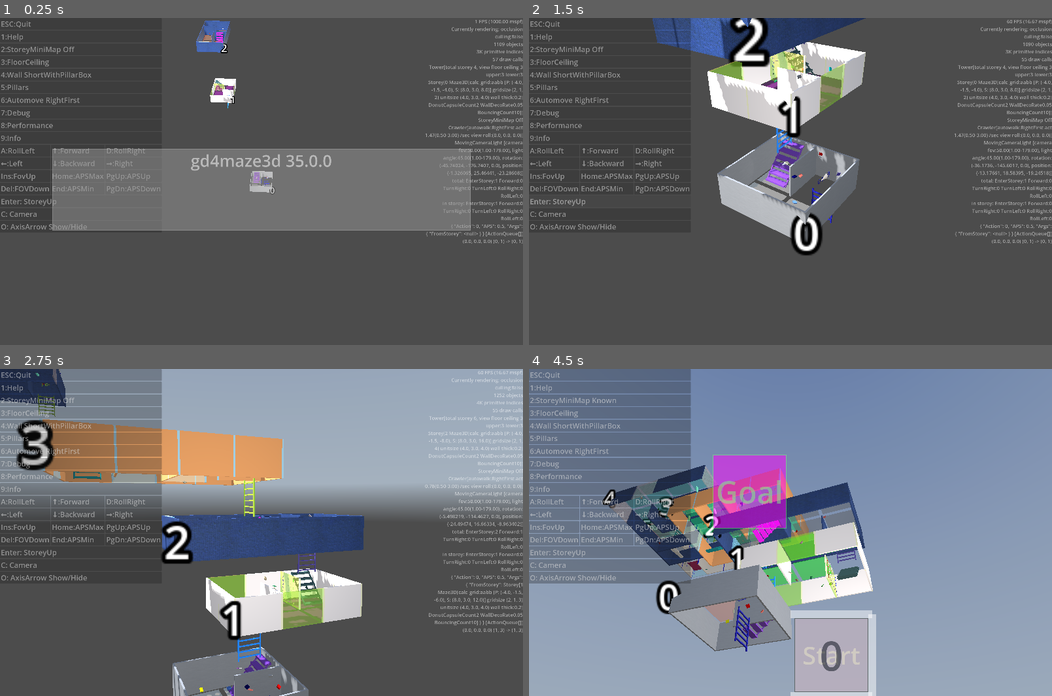
Above: before the commit, frames 1-4 (two rows, left to right).
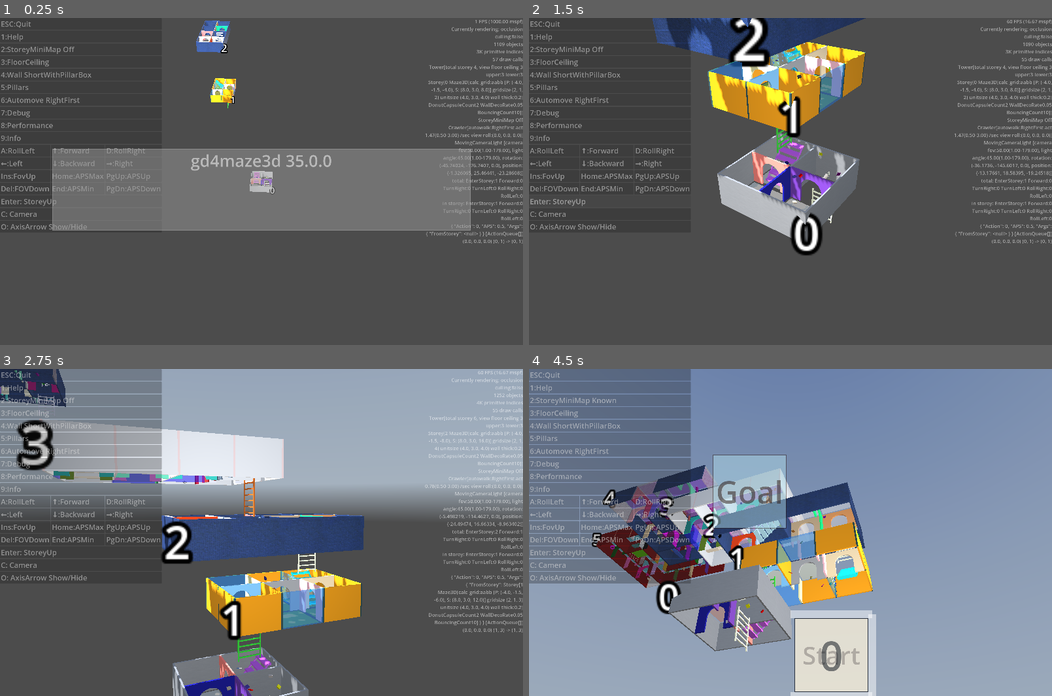
Above: after the commit, the same moments.

Repository: kasworld/gd4maze3d
Game: Godot game, scene res://main.tscn
Same seed, same stepped clock (60 frames per second), same inputs: the game is played once before the commit and once after it. A sky picture missing from this copy of the repository is replaced by a grey-blue gradient.
Inputs (mouse positions are in pixels of both pictures, inside the frame that each line leads up to):
- Up to frame 1 (0.25 s): no input
- Up to frame 2 (1.5 s): click "Enter: StoreyUp" at 0.5 s; click "Enter: StoreyUp" at 1.25 s
- Up to frame 3 (2.75 s): tap Enter at 2 s; move the mouse to (376, 516) at 2.02 s; hold Right from 2.03 s (still down); tap Q at 2.1 s; click (376, 516) at 2.17 s
- Up to frame 4 (4.5 s): move the mouse to (685, 548) at 2.77 s; release Right at 2.78 s; hold Down 2.78-3.53 s; tap E at 2.85 s; move the mouse to (842, 460) at 3.52 s; hold Right 3.53-4.28 s; tap 1 at 3.6 s; move the mouse to (764, 597) at 4.27 s; hold Up from 4.28 s (still down); tap 2 at 4.35 s; click (764, 597) at 4.42 s

The runs differ from the first frame. In frame 1, 0.5% of the frame differs, in the area x 38-52%, y 1-52%; in frame 2, 7.2%; in frame 3, 13%; in frame 4, 16%, in the area x 12-66%, y 26-99%.

Commit message:
add ArchDoor, move to Maze iter_wall iter_open

Diff:
--- /dev/null
+++ b/maze_3d/arch_door/arch_door.gd
@@ -0,0 +1,36 @@
+extends Node3D
+class_name ArchDoor
+
+## face Z+ wall with door
+
+var wall :CSGBox3D
+func init(size :Vector3, co :Color) -> ArchDoor:
+	wall = CSGBox3D.new()
+	wall.size = size
+	wall.material = color_material(co)
+	var door_low := CSGBox3D.new()
+	door_low.size = Vector3(size.x/2,size.y/2,size.z)
+	door_low.material = color_material(co)
+	door_low.operation = CSGShape3D.OPERATION_SUBTRACTION
+	door_low.position.y = -size.y * 0.25
+	var hole := CSGCylinder3D.new()
+	hole.material = color_material(co)
+	hole.radius = size.x/4
+	hole.height = size.z *2
+	hole.sides = 64
+	hole.rotate_x(PI/2)
+	hole.operation = CSGShape3D.OPERATION_SUBTRACTION
+
+	wall.add_child(door_low)
+	wall.add_child(hole)
+	#add_child(wall)
+	bake.call_deferred()
+	return self
+
+func bake() -> void:
+	$MeshInstance3D.mesh = wall.bake_static_mesh()
+
+func color_material(co :Color) -> StandardMaterial3D:
+	var material := StandardMaterial3D.new()
+	material.albedo_color = co
+	return material
--- /dev/null
+++ b/maze_3d/arch_door/arch_door.tscn
@@ -0,0 +1,8 @@
+[gd_scene format=3 uid="uid://dk5rol8v1nyei"]
+
+[ext_resource type="Script" uid="uid://bwia6nokwoopd" path="res://maze_3d/arch_door/arch_door.gd" id="1_v37uq"]
+
+[node name="ArchDoor" type="Node3D" unique_id=1974793707]
+script = ExtResource("1_v37uq")
+
+[node name="MeshInstance3D" type="MeshInstance3D" parent="." unique_id=1900823780]
--- a/maze_3d/lib/maze.gd
+++ b/maze_3d/lib/maze.gd
@@ -242,3 +242,37 @@
 			if get_open_flag_at(x,y).size() == open_count:
 				rtn.append(Vector2i(x,y))
 	return rtn
+
+## func fn_at(x :int, y :int, dir_flag :Maze.Flag) -> void:
+func iter_wall(fn_at :Callable) -> void:
+	if not fn_at.is_valid():
+		return
+	for y in height:
+		for x in width:
+			if is_wall_flag_at(x,y,Maze.Flag.North):
+				fn_at.call(x, y, Maze.Flag.North)
+			if is_wall_flag_at(x,y,Maze.Flag.West):
+				fn_at.call(x, y, Maze.Flag.West)
+	for x in width :
+		if is_wall_flag_at(x,height-1,Maze.Flag.South):
+			fn_at.call(x, height, Maze.Flag.South)
+	for y in height:
+		if is_wall_flag_at(width-1,y,Maze.Flag.East):
+			fn_at.call(width, y, Maze.Flag.East)
+
+## func fn_at(x :int, y :int, dir_flag :Maze.Flag) -> void:
+func iter_open(fn_at :Callable) -> void:
+	if not fn_at.is_valid():
+		return
+	for y in height:
+		for x in width:
+			if is_open_flag_at(x,y,Maze.Flag.North):
+				fn_at.call(x, y, Maze.Flag.North)
+			if is_open_flag_at(x,y,Maze.Flag.West):
+				fn_at.call(x, y, Maze.Flag.West)
+	for x in width :
+		if is_open_flag_at(x,height-1,Maze.Flag.South):
+			fn_at.call(x, height, Maze.Flag.South)
+	for y in height:
+		if is_open_flag_at(width-1,y,Maze.Flag.East):
+			fn_at.call(width, y, Maze.Flag.East)
--- a/maze_3d/maze_3d.gd
+++ b/maze_3d/maze_3d.gd
@@ -130,27 +130,10 @@
 			var tile_pos := Vector3i(cell_posi.x * floor_ceiling_tile_per_cell.x + x , 0, cell_posi.y * floor_ceiling_tile_per_cell.y + y )
 			tg.del_at( tile_pos)
 
-## func add_wall_deco_at(x :int, y :int, dir_flag :Maze.Flag) -> void:
-func init_wall_deco(add_wall_deco_at :Callable) -> void:
-	if not add_wall_deco_at.is_valid():
-		return
-	for y in PreCalced.Grid2D.y:
-		for x in PreCalced.Grid2D.x:
-			if not maze_cells.is_open_flag_at(x,y,Maze.Flag.North):
-				add_wall_deco_at.call(x, y, Maze.Flag.North)
-			if not maze_cells.is_open_flag_at(x,y,Maze.Flag.West):
-				add_wall_deco_at.call(x, y, Maze.Flag.West)
-	for x in PreCalced.Grid2D.x :
-		if not maze_cells.is_open_flag_at(x,PreCalced.Grid2D.y-1,Maze.Flag.South):
-			add_wall_deco_at.call(x, PreCalced.Grid2D.y, Maze.Flag.South)
-	for y in PreCalced.Grid2D.y:
-		if not maze_cells.is_open_flag_at(PreCalced.Grid2D.x-1,y,Maze.Flag.East):
-			add_wall_deco_at.call(PreCalced.Grid2D.x, y, Maze.Flag.East)
-
 func make_box_pillas() -> void:
 	var pos_list :Array = []
-	for y in PreCalced.Grid2D.y+1:
-		for x in PreCalced.Grid2D.x+1:
+	for y in maze_cells.height+1:
+		for x in maze_cells.width+1:
 			pos_list.append(
 				calc_grid.posi_to_linepos(Vector3i(x,0,y)) + Vector3(0,calc_grid.unit_size.y/2.0,0) )
 	var mesh := BoxMesh.new()
@@ -180,52 +163,52 @@
 		match dir:
 			Maze.Flag.West, Maze.Flag.East:
 				if randf() < MakeSubWallRate:
-					pos_list_V_sub.append(calc_pos_face_V(x,y))
+					pos_list_V_sub.append(calc_wall_pos_face_V(x,y))
 				else:
-					pos_list_V_main.append(calc_pos_face_V(x,y))
+					pos_list_V_main.append(calc_wall_pos_face_V(x,y))
 			Maze.Flag.North, Maze.Flag.South:
 				if randf() < MakeSubWallRate:
-					pos_list_H_sub.append(calc_pos_face_H(x,y))
+					pos_list_H_sub.append(calc_wall_pos_face_H(x,y))
 				else:
-					pos_list_H_main.append(calc_pos_face_H(x,y))
-
-	for y in PreCalced.Grid2D.y:
-		for x in PreCalced.Grid2D.x:
-			if not maze_cells.is_open_flag_at(x,y,Maze.Flag.North):
+					pos_list_H_main.append(calc_wall_pos_face_H(x,y))
+
+	for y in maze_cells.height:
+		for x in maze_cells.width:
+			if maze_cells.is_wall_flag_at(x,y,Maze.Flag.North):
 				add_wall_at.call(x, y, Maze.Flag.North)
-			if not maze_cells.is_open_flag_at(x,y,Maze.Flag.West):
+			if maze_cells.is_wall_flag_at(x,y,Maze.Flag.West):
 				add_wall_at.call(x, y, Maze.Flag.West)
 
-	for x in PreCalced.Grid2D.x :
-		if not maze_cells.is_open_flag_at(x,PreCalced.Grid2D.y-1,Maze.Flag.South):
-			add_wall_at.call(x, PreCalced.Grid2D.y, Maze.Flag.South)
-
-	for y in PreCalced.Grid2D.y:
-		if not maze_cells.is_open_flag_at(PreCalced.Grid2D.x-1,y,Maze.Flag.East):
-			add_wall_at.call(PreCalced.Grid2D.x, y, Maze.Flag.East)
+	for x in maze_cells.width :
+		if maze_cells.is_wall_flag_at(x,maze_cells.height-1,Maze.Flag.South):
+			add_wall_at.call(x, maze_cells.height, Maze.Flag.South)
+
+	for y in maze_cells.height:
+		if maze_cells.is_wall_flag_at(maze_cells.width-1,y,Maze.Flag.East):
+			add_wall_at.call(maze_cells.width, y, Maze.Flag.East)
 
 	make_wall_multi_shape($WallContainer/VMain, main_wall_mat, PreCalced.WallSize_V_Long, pos_list_V_main)
 	make_wall_multi_shape($WallContainer/HMain, main_wall_mat, PreCalced.WallSize_H_Long, pos_list_H_main)
 	make_wall_multi_shape($WallContainer/VSub, sub_wall_mat, PreCalced.WallSize_V_Long, pos_list_V_sub)
 	make_wall_multi_shape($WallContainer/HSub, sub_wall_mat, PreCalced.WallSize_H_Long, pos_list_H_sub)
 
-func calc_pos_face_V(x :int, y :int) -> Vector3:
+func calc_wall_pos_face_V(x :int, y :int) -> Vector3:
 	return calc_grid.posi_to_linepos(Vector3i(x,0,y)) + Vector3(0, calc_grid.unit_size.y/2, calc_grid.unit_size.z/2)
 
-func calc_pos_face_H(x :int, y :int) -> Vector3:
+func calc_wall_pos_face_H(x :int, y :int) -> Vector3:
 	return calc_grid.posi_to_linepos(Vector3i(x,0,y)) + Vector3(calc_grid.unit_size.x/2, calc_grid.unit_size.y/2, 0)
 
 ## apply WallThick
 func wall_deco_pos_by_dir(x :int, y :int, dir :Maze.Flag) -> Vector3:
 	match dir:
 		Maze.Flag.West:
-			return calc_pos_face_V(x,y) + Vector3(WallThick,0,0)
+			return calc_wall_pos_face_V(x,y) + Vector3(WallThick,0,0)
 		Maze.Flag.East:
-			return calc_pos_face_V(x,y) - Vector3(WallThick,0,0)
+			return calc_wall_pos_face_V(x,y) - Vector3(WallThick,0,0)
 		Maze.Flag.North:
-			return calc_pos_face_H(x,y) + Vector3(0,0,WallThick)
+			return calc_wall_pos_face_H(x,y) + Vector3(0,0,WallThick)
 		Maze.Flag.South:
-			return calc_pos_face_H(x,y) - Vector3(0,0,WallThick)
+			return calc_wall_pos_face_H(x,y) - Vector3(0,0,WallThick)
 	assert(false,"invalid dir %s" % dir)
 	return Vector3.ZERO
 
--- a/storey/storey.gd
+++ b/storey/storey.gd
@@ -107,10 +107,11 @@
 		maze3d.init_with_color(
 			RandomColorIter.get_and_next(), RandomColorIter.get_and_next(), RandomColorIter.get_and_next(), RandomColorIter.get_and_next())
 	sw.split("maze3d init_with_material")
-	maze3d.init_wall_deco(add_wall_deco_at)
-	sw.split("maze3d init_wall_deco")
+	maze3d.maze_cells.iter_wall(add_wall_deco_at)
+	sw.split("maze3d add_wall_deco_at")
+	maze3d.maze_cells.iter_open(add_open_deco_at)
+	sw.split("maze3d add_open_deco_at")
 	storey_num = num
-
 	놓인것들 = PlacedThings.new(maze3d.PreCalced.Grid2D)
 	var 구석자리목록 :Array[Vector2i] = maze3d.maze_cells.make_posi_list_by_open_count(1)
 	sw.split("구석자리목록")
@@ -229,6 +230,15 @@
 		$PlacedThings.add_child(pobj)
 		놓인것들.set_at(p,pobj)
 
+func add_open_deco_at(x :int, y :int, dir_flag :Maze.Flag) -> void:
+	var archdoor :ArchDoor = preload("res://maze_3d/arch_door/arch_door.tscn").instantiate()
+	archdoor.init( Vector3(maze3d.calc_grid.unit_size.x-maze3d.WallThick, maze3d.calc_grid.unit_size.y, maze3d.WallThick), RandomColorIter.get_and_next() )
+	if dir_flag == Maze.Flag.East or dir_flag == Maze.Flag.West:
+		archdoor.position = maze3d.calc_wall_pos_face_V(x,y)
+		archdoor.rotation.y = PI/2
+	else:
+		archdoor.position = maze3d.calc_wall_pos_face_H(x,y)
+	$DoorContainer.add_child(archdoor)
 
 var line2d_subviewport :SubViewport
 var minimap_subviewport :SubViewport
--- a/storey/storey.tscn
+++ b/storey/storey.tscn
@@ -23,3 +23,5 @@
 [node name="PlacedThings" type="Node3D" parent="." unique_id=1659638123]
 
 [node name="BouncingContainer" type="Node3D" parent="." unique_id=1483671654]
+
+[node name="DoorContainer" type="Node3D" parent="." unique_id=1940459195]
Not shown, added: maze_3d/arch_door/arch_door.gd.uid
